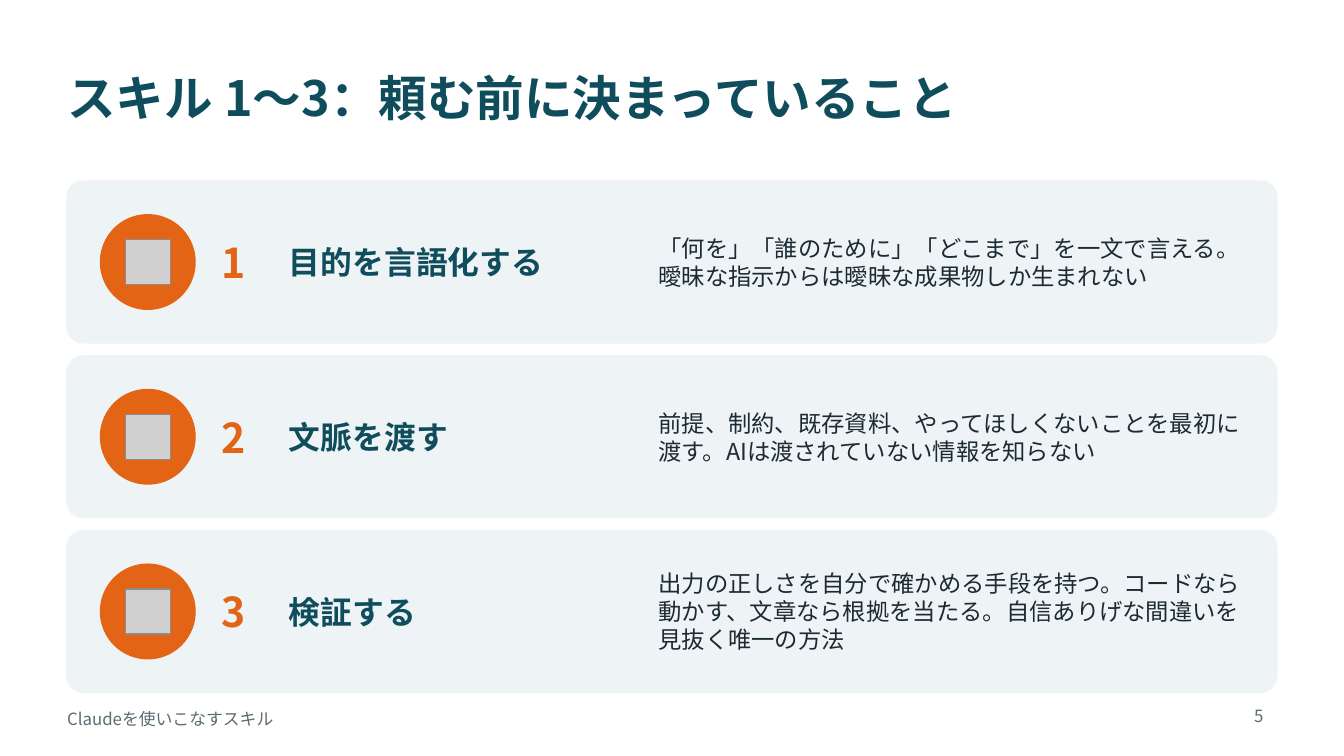
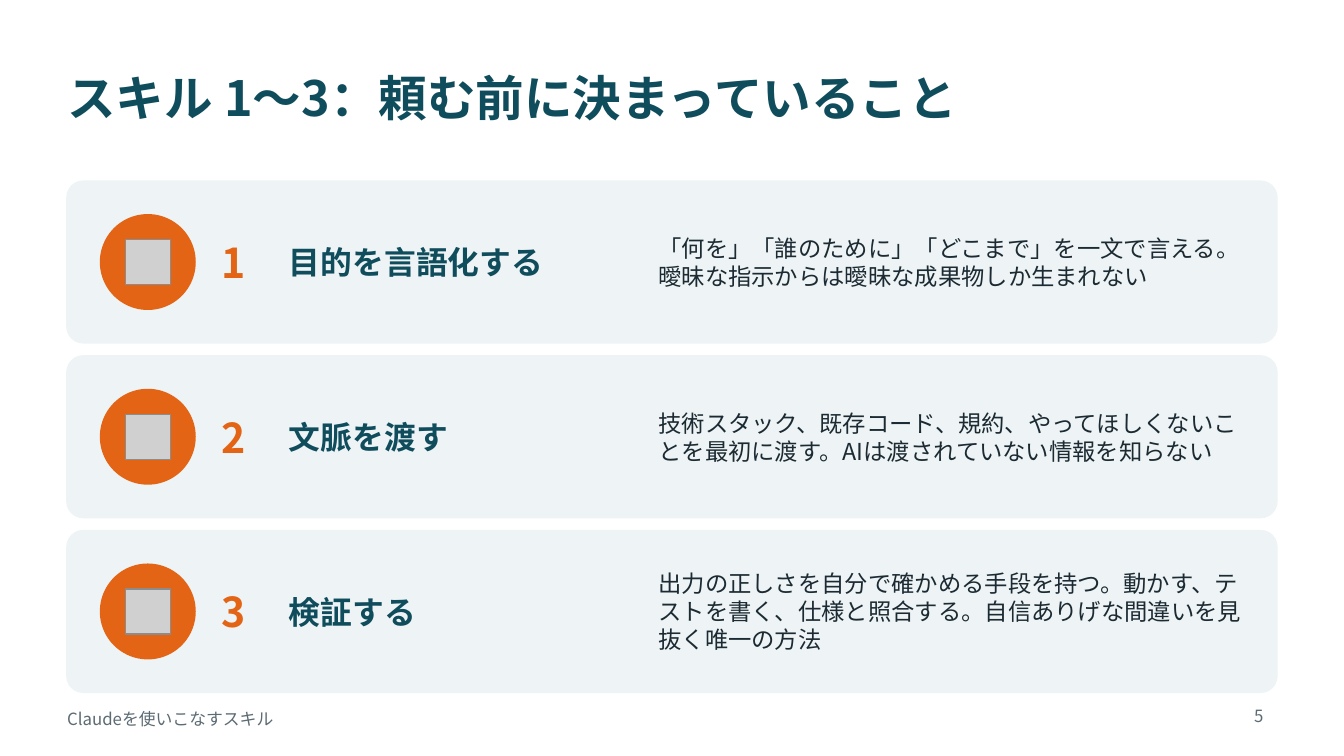
Before and after one commit to moto-k77/hello-world, a slide deck: slide 5 of claude-skills-lecture.pptx. Drawn at 1344x756 pixels with LibreOffice and Linux fonts; fonts in the diff are those of the drawing; grey boxes stand for pictures. Boxes give left, top, right and bottom in pixels: in the first picture for what was removed or moved away, otherwise in the second. Text is boxed around its words. In the diff, an @@ line names an element or a change of style, - is before the commit and + after.

```diff
--- a/claude-skills-lecture.pptx
+++ b/claude-skills-lecture.pptx
@@ text at bbox=[659, 412, 1237, 462]: text changed @@
-前提、制約、既存資料、やってほしくないことを最初に渡す。AIは渡されていない情報を知らない
+技術スタック、既存コード、規約、やってほしくないことを最初に渡す。AIは渡されていない情報を知らない
@@ text at bbox=[659, 572, 1242, 650]: text changed @@
-出力の正しさを自分で確かめる手段を持つ。コードなら動かす、文章なら根拠を当たる。自信ありげな間違いを見抜く唯一の方法
+出力の正しさを自分で確かめる手段を持つ。動かす、テストを書く、仕様と照合する。自信ありげな間違いを見抜く唯一の方法
```
Also in this commit, not shown: 8 other slides changed, 2 other files.
